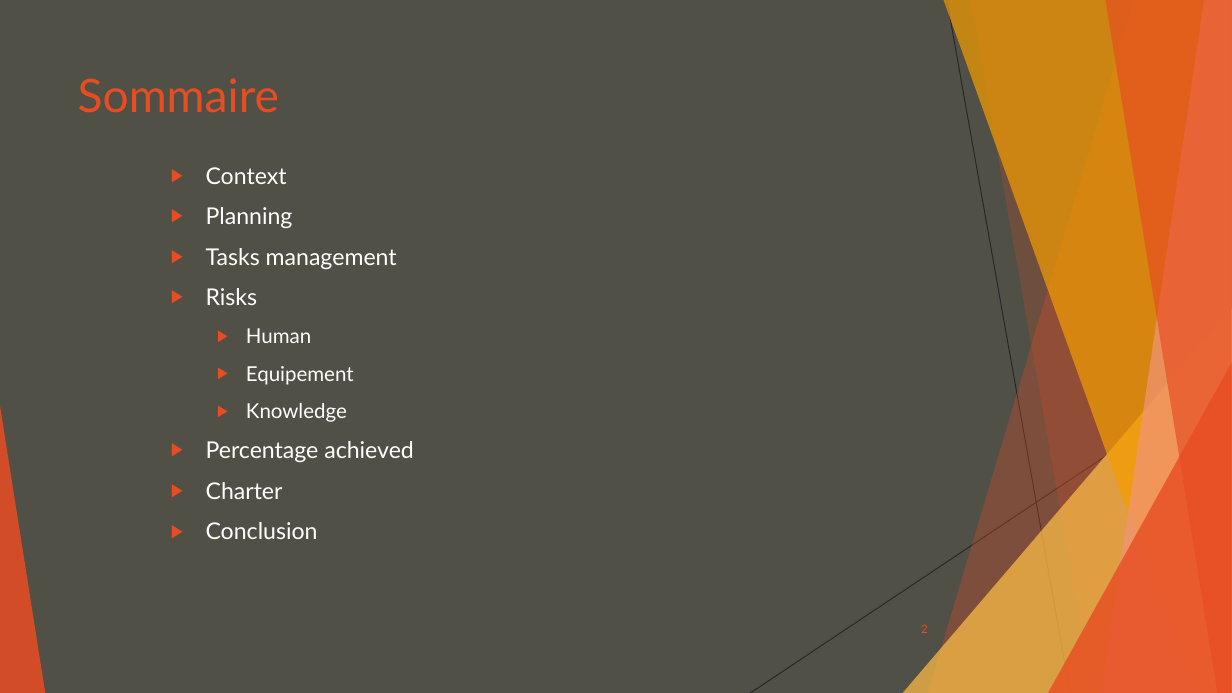
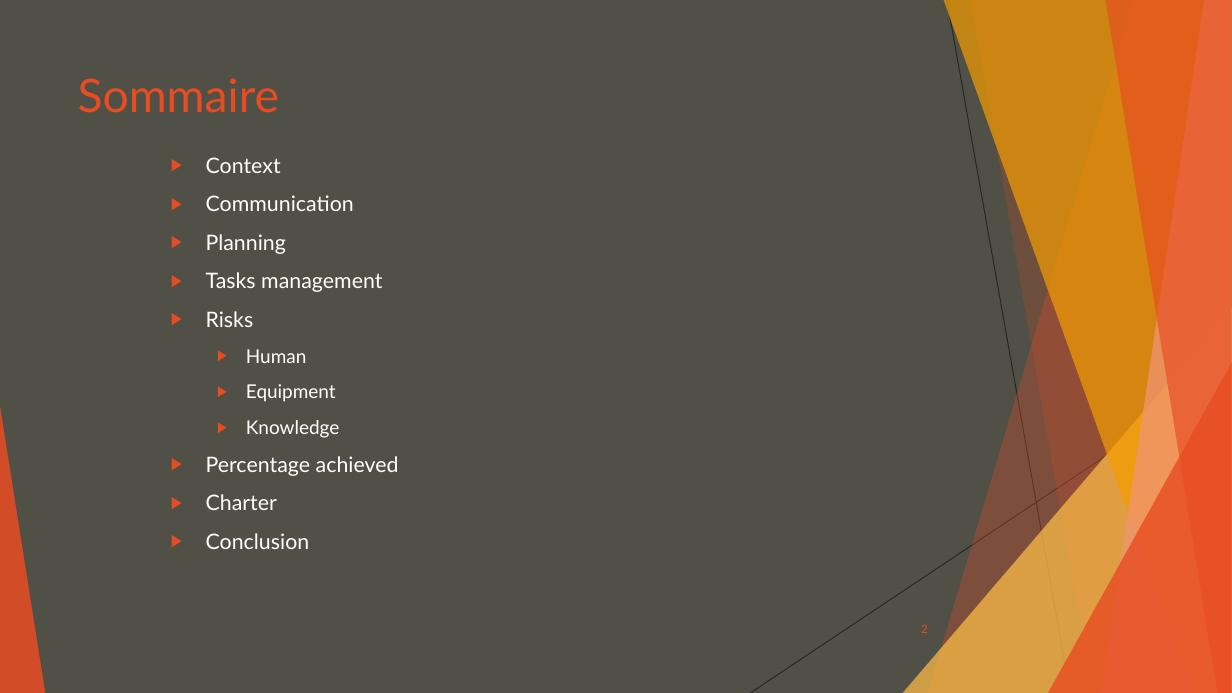
Before and after one commit to Happocalypse/ProjetSiteWebBDE, a slide deck: slide 2 of Project Management.pptx. Drawn at 1232x693 pixels with LibreOffice and Linux fonts; fonts in the diff are those of the drawing. Boxes give left, top, right and bottom in pixels: in the first picture for what was removed or moved away, otherwise in the second. Text is boxed around its words. In the diff, an @@ line names an element or a change of style, - is before the commit and + after.

```diff
--- a/Project Management.pptx
+++ b/Project Management.pptx
@@ text at bbox=[206, 157, 399, 549]: size 18 to 16.6 pt in "Context", "Planning", "Tasks management", "Risks" and 3 more places; size 16 to 14.8 pt in "Human", "Knowledge" @@
@@ text at bbox=[206, 195, 354, 211]: paragraph added @@
+▶ Communication
@@ text at bbox=[246, 384, 336, 402]: text changed; size 16 to 14.8 pt @@
-  ▶ Equipement
+  ▶ Equipment
```
Also in this commit, not shown: 11 slides added, 13 slides removed, 1 other file.
